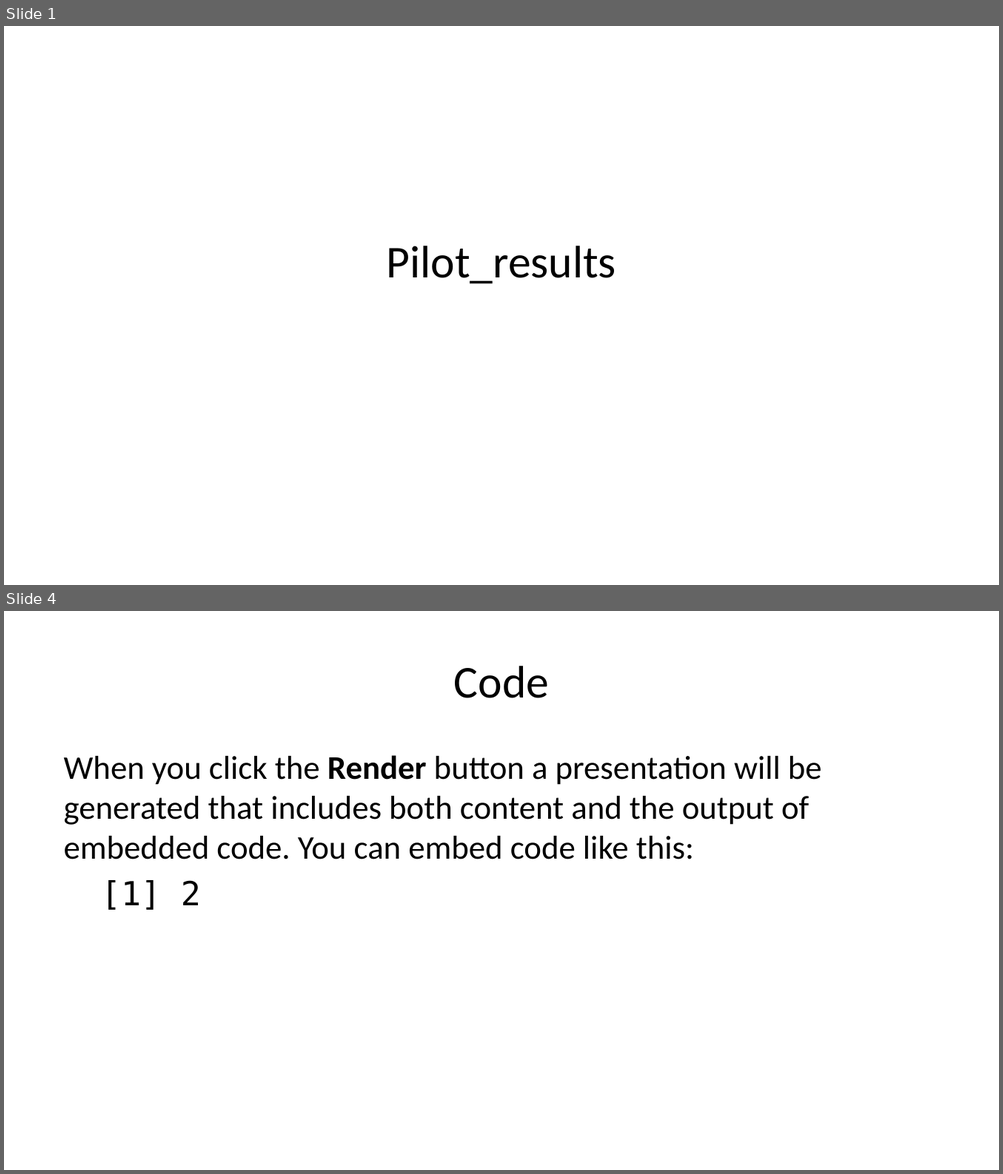
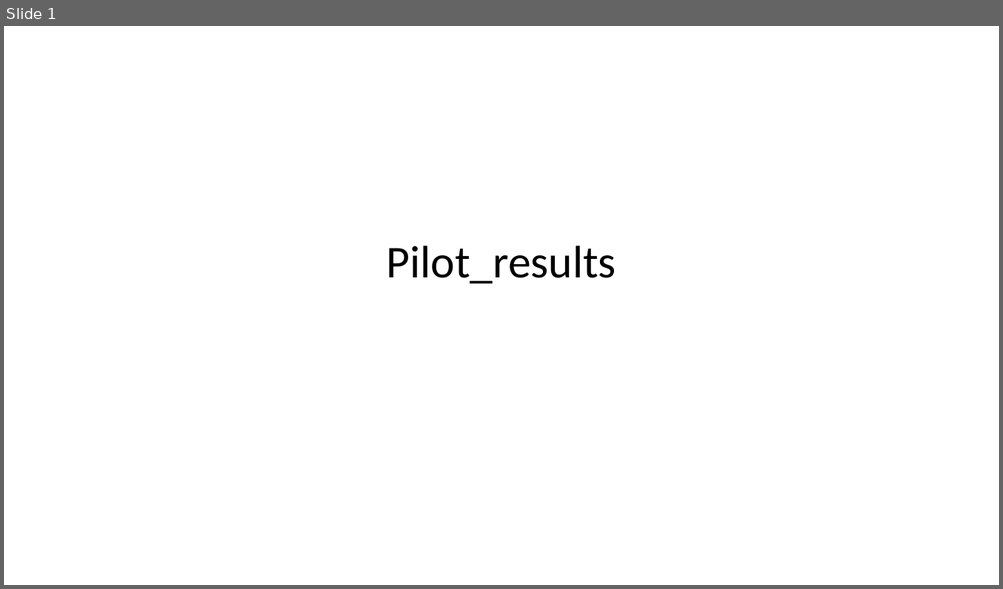
Before and after one commit to Carlos-Ballon/CAUSAS_CVD, a slide deck: report_sources/Pilot_results.pptx. Shown one above the other, each under a label of ours: slides 1 and 4 before the commit, slide 1 after it; the slides between them are not shown. The pictures are 1003x1174 and 1003x589 pixels, drawn with LibreOffice and Linux fonts; fonts in the diff are those of the drawing. Boxes give left, top, right and bottom in pixels: in the first picture for what was removed or moved away, otherwise in the second. Text is boxed around its words. In the diff, an @@ line names an element or a change of style, - is before the commit and + after.

```diff
--- a/report_sources/Pilot_results.pptx
+++ b/report_sources/Pilot_results.pptx
@@ slide 4 removed at (4,611,999,1170), background #FFFFFF @@
@@ title removed at (454,666,549,698) @@
-Code
@@ text removed at (64,755,822,910) @@
-When you click the Render button a presentation will be generated that includes both content and the output of embedded code. You can embed code like this:
-[1] 2
```
Also in this commit, not shown: 1 slide changed, 3 slides added, 6 other slides removed, 2 other files.
